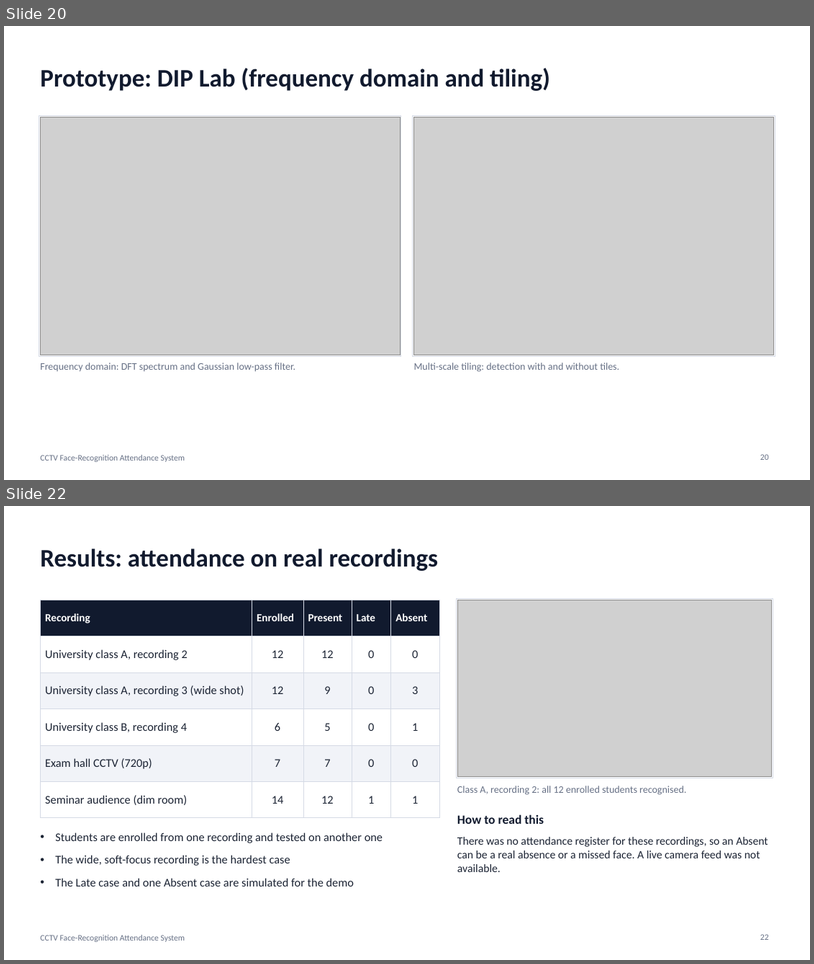
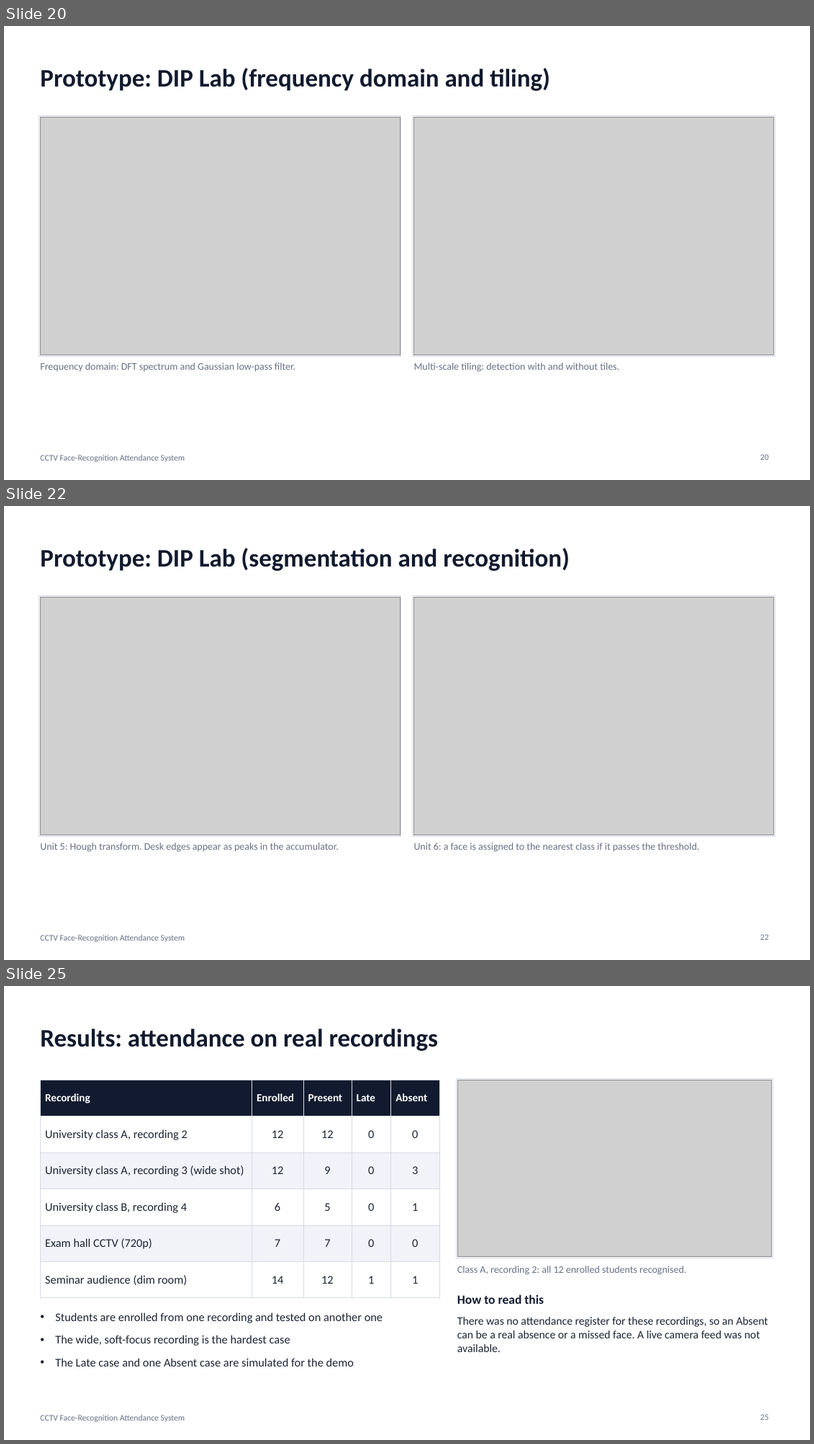
Before and after one commit to anoopsinghrru/cctv-based-attendence-, a slide deck: docs/DIP_Project_Presentation.pptx. Shown one above the other, each under a label of ours: slides 20 and 22 before the commit, slides 20, 22 and 25 after it; the slides between them are not shown. The pictures are 814x964 and 814x1444 pixels, drawn with LibreOffice and Linux fonts; fonts in the diff are those of the drawing; grey boxes stand for pictures. Boxes give left, top, right and bottom in pixels: in the first picture for what was removed or moved away, otherwise in the second. Text is boxed around its words. In the diff, an @@ line names an element or a change of style, - is before the commit and + after.

```diff
--- a/docs/DIP_Project_Presentation.pptx
+++ b/docs/DIP_Project_Presentation.pptx
@@ slide 22 added at [4, 506, 810, 960], background #FFFFFF; not listed: 1 template element that a slide beside it also shows @@
@@ title added at [40, 548, 570, 571], 30 pt, text #111A2E, bold @@
+Prototype: DIP Lab (segmentation and recognition)
@@ rectangle added at [39, 595, 401, 836], fill #FFFFFF, outline #D5DAE5 0.75 pt @@
@@ picture added at [40, 597, 400, 835] @@
@@ rectangle added at [413, 595, 775, 836], fill #FFFFFF, outline #D5DAE5 0.75 pt @@
@@ picture added at [414, 597, 774, 835] @@
@@ text added at [40, 842, 339, 852], 12 pt, text #667085 @@
+Unit 5: Hough transform. Desk edges appear as peaks in the accumulator.
@@ text added at [414, 842, 700, 852], 12 pt, text #667085 @@
+Unit 6: a face is assigned to the nearest class if it passes the threshold.
@@ page number added at [761, 934, 769, 939], 10 pt, text #667085 @@
+22
@@ what was slide 22 is now slide 25 @@
@@ page number at [761, 1414, 769, 1419]: text changed @@
-22
+25
```
Also in this commit, not shown: 4 slides changed, 3 other slides added, 1 slide removed, 30 other files.
